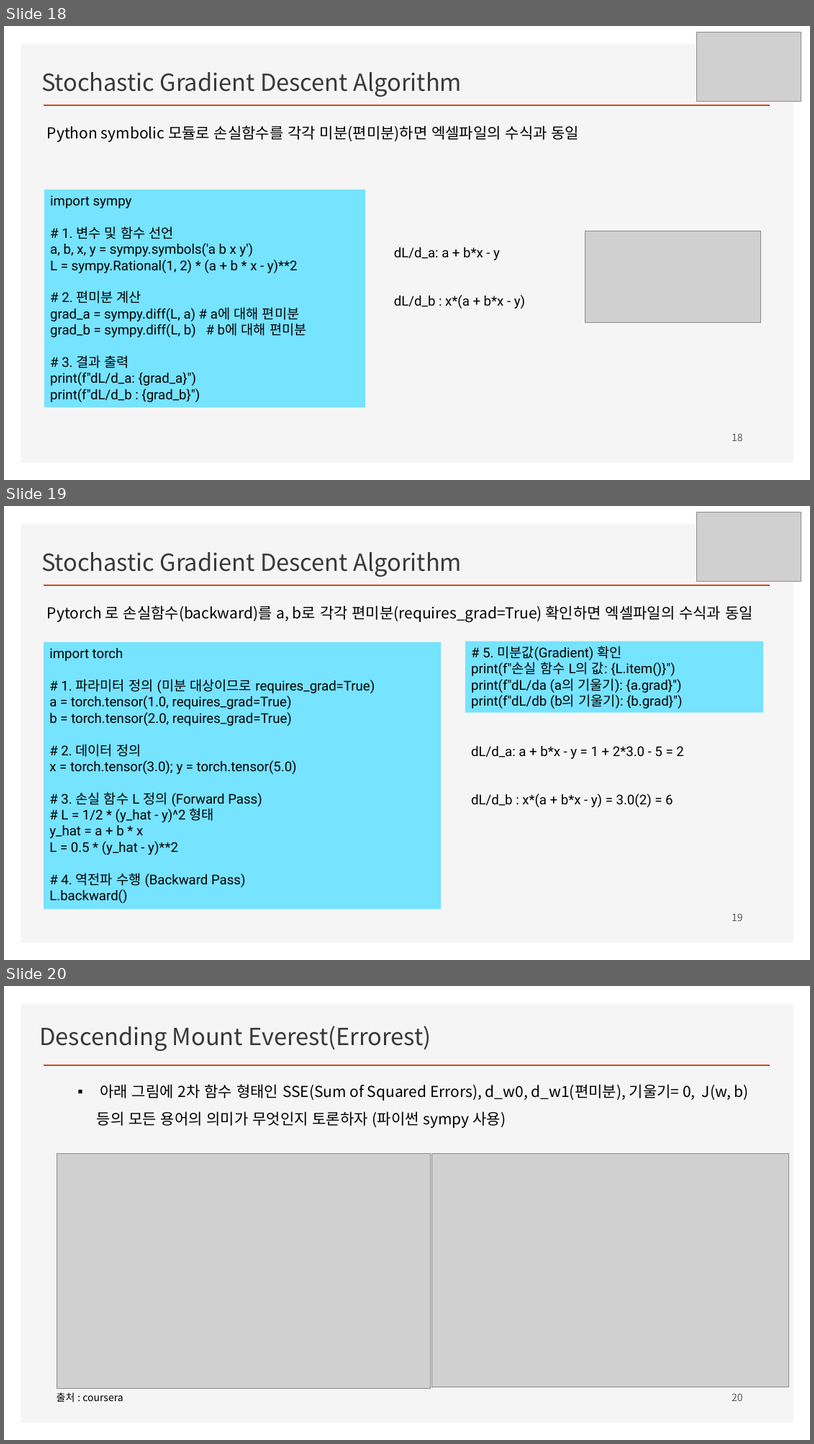
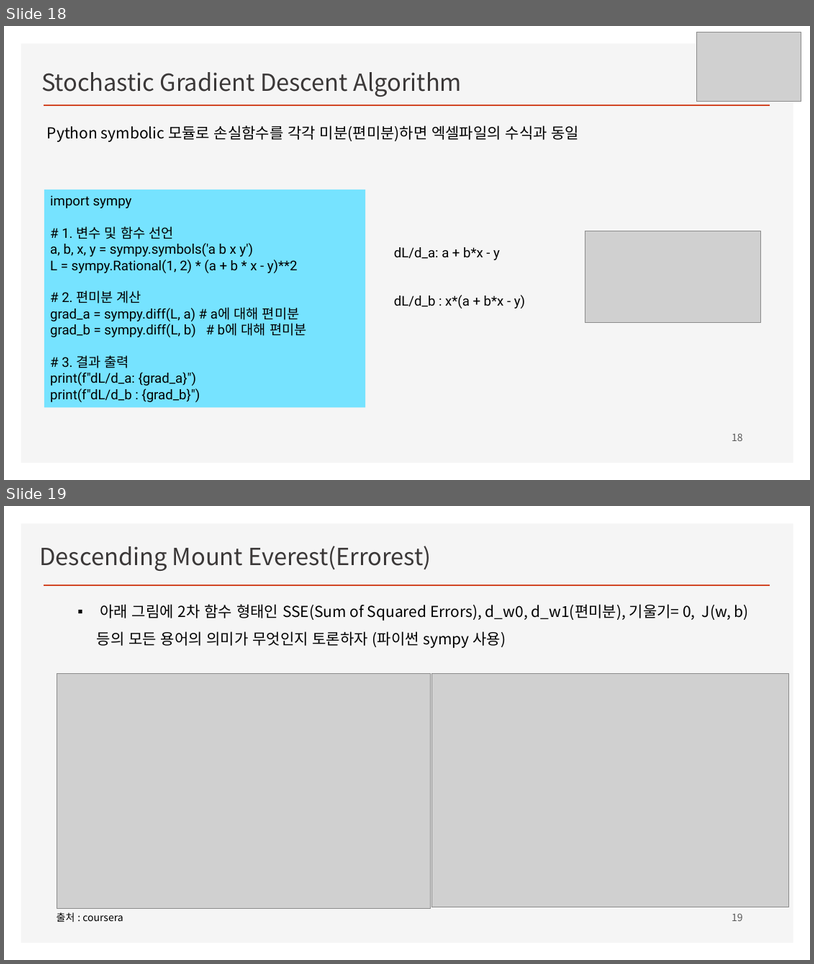
Before and after one commit to ancestor9/mathematics-for-machine-learning, a slide deck: Linear_Algebra/w4_Perceptron_Regression.pptx. Shown one above the other, each under a label of ours: slides 18, 19 and 20 before the commit, slides 18 and 19 after it. The pictures are 814x1444 and 814x964 pixels, drawn with LibreOffice and Linux fonts; fonts in the diff are those of the drawing; grey boxes stand for pictures; background and template pictures are left out. Boxes give left, top, right and bottom in pixels: in the first picture for what was removed or moved away, otherwise in the second. Text is boxed around its words. In the diff, an @@ line names an element or a change of style, - is before the commit and + after.

```diff
--- a/Linear_Algebra/w4_Perceptron_Regression.pptx
+++ b/Linear_Algebra/w4_Perceptron_Regression.pptx
@@ slide 19 removed at bbox=[4, 506, 810, 960], background #FFFFFF; not listed: 2 template elements that a slide beside it also shows @@
@@ picture removed at bbox=[697, 512, 802, 582] @@
@@ text removed at bbox=[41, 552, 462, 577] @@
-Stochastic Gradient Descent Algorithm
@@ text removed at bbox=[47, 605, 754, 622] @@
-Pytorch 로 손실함수(backward)를 a, b로 각각 편미분(requires_grad=True) 확인하면 엑셀파일의 수식과 동일
@@ rectangle removed at bbox=[44, 642, 441, 909] @@
-import torch
-# 1. 파라미터 정의 (미분 대상이므로 requires_grad=True)
-a = torch.tensor(1.0, requires_grad=True)
-b = torch.tensor(2.0, requires_grad=True)
-# 2. 데이터 정의
-x = torch.tensor(3.0); y = torch.tensor(5.0)
-# 3. 손실 함수 L 정의 (Forward Pass)
-# L = 1/2 * (y_hat - y)^2 형태
-y_hat = a + b * x
-L = 0.5 * (y_hat - y)**2
-# 4. 역전파 수행 (Backward Pass)
-L.backward()
@@ rectangle removed at bbox=[466, 641, 764, 713] @@
-# 5. 미분값(Gradient) 확인
-print(f"손실 함수 L의 값: {L.item()}")
-print(f"dL/da (a의 기울기): {a.grad}")
-print(f"dL/db (b의 기울기): {b.grad}")
@@ text removed at bbox=[471, 746, 684, 807] @@
-dL/d_a: a + b*x - y = 1 + 2*3.0 - 5 = 2
-dL/d_b : x*(a + b*x - y) = 3.0(2) = 6
@@ page number removed at bbox=[732, 913, 743, 921] @@
-19
@@ what was slide 20 is now slide 19 @@
@@ page number at bbox=[732, 913, 743, 921]: text changed @@
-20
+19
```
Also in this commit, not shown: 5 slides changed, 3 slides added, 2 other slides removed.
